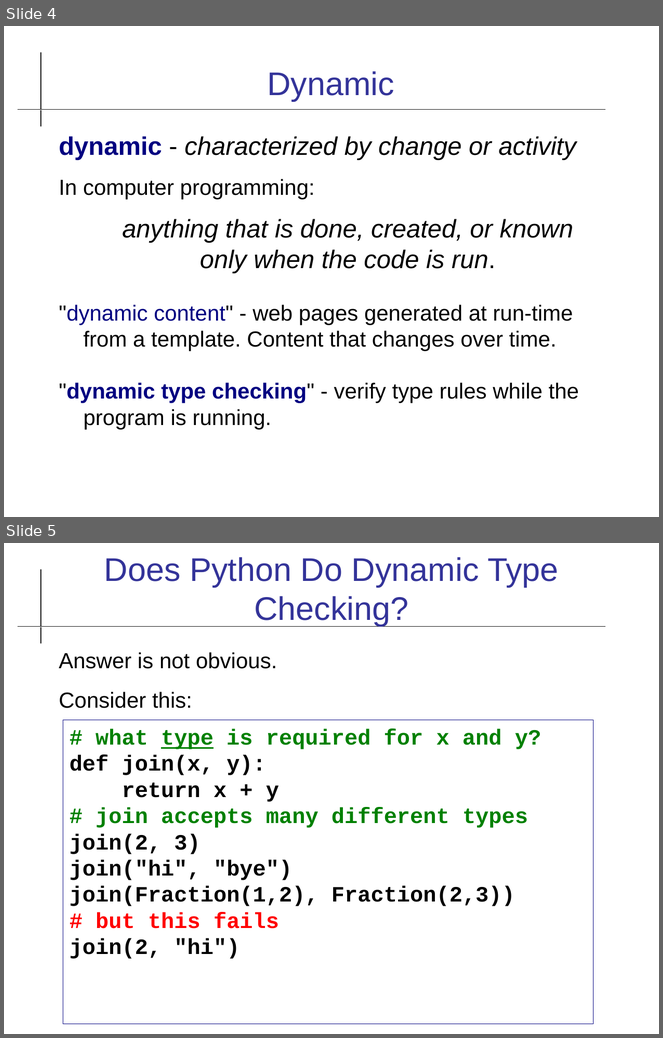
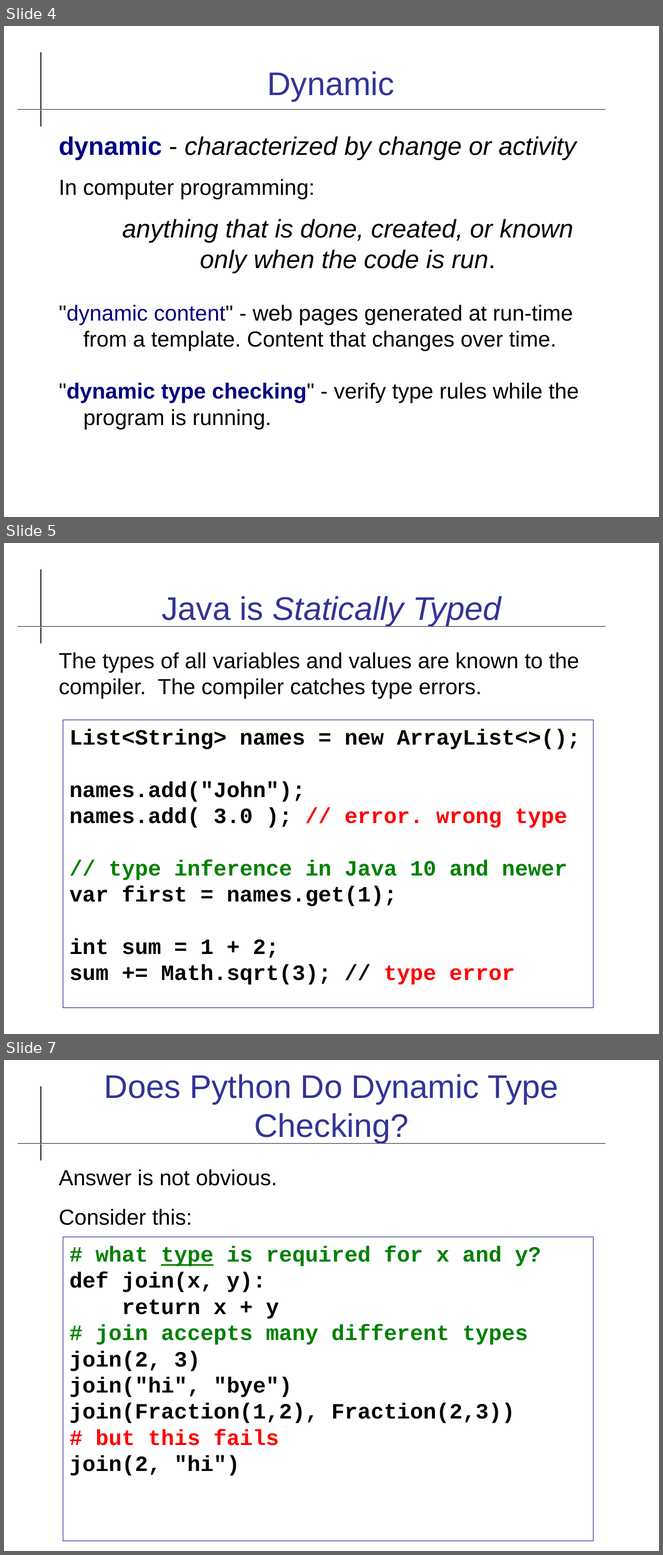
Before and after one commit to cpske/ISP, a slide deck: code-quality/Type-Checking.odp. Shown one above the other, each under a label of ours: slides 4 and 5 before the commit, slides 4, 5 and 7 after it; the slides between them are not shown. The pictures are 663x1038 and 663x1555 pixels, drawn with LibreOffice and Linux fonts; fonts in the diff are those of the drawing. Boxes give left, top, right and bottom in pixels: in the first picture for what was removed or moved away, otherwise in the second. Text is boxed around its words. In the diff, an @@ line names an element or a change of style, - is before the commit and + after.

Commit message:
copy from old index to new topics list

```diff
--- a/code-quality/Type-Checking.odp
+++ b/code-quality/Type-Checking.odp
@@ slide 5 added at <box>4,543,659,1034</box>, background #FFFFFF; not listed: 2 template elements that a slide beside it also shows @@
@@ title added at <box>162,596,501,626</box>, 36 pt, text #333399, italic @@
+Java is Statically Typed
@@ text added at <box>59,652,579,699</box>, 24 pt, text #000000 @@
+The types of all variables and values are known to the compiler. The compiler catches type errors.
@@ rectangle added at <box>63,720,594,1008</box>, outline #000080 0 pt, 24 pt, text #000000, bold @@
+List<String> names = new ArrayList<>();
+names.add("John");
+names.add( 3.0 ); // error. wrong type
+// type inference in Java 10 and newer
+var first = names.get(1);
+int sum = 1 + 2;
+sum += Math.sqrt(3); // type error
@@ what was slide 5 is now slide 7 @@
```
Also in this commit, not shown: 1 other slide added, 14 other files.
